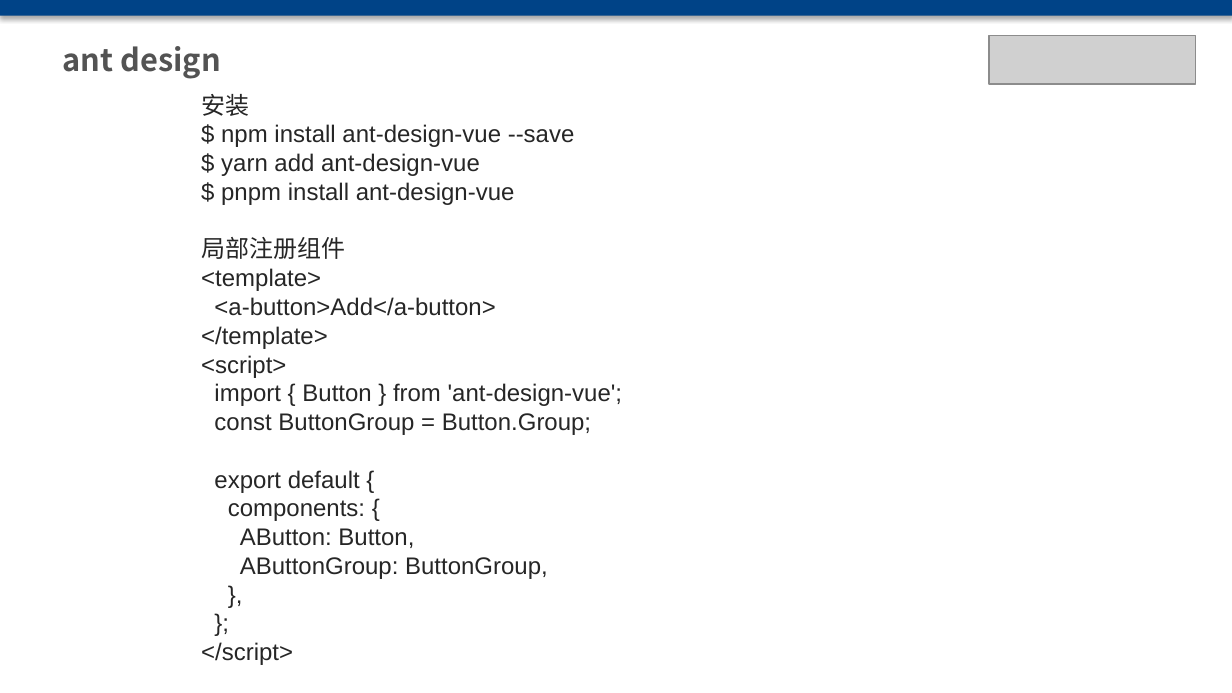
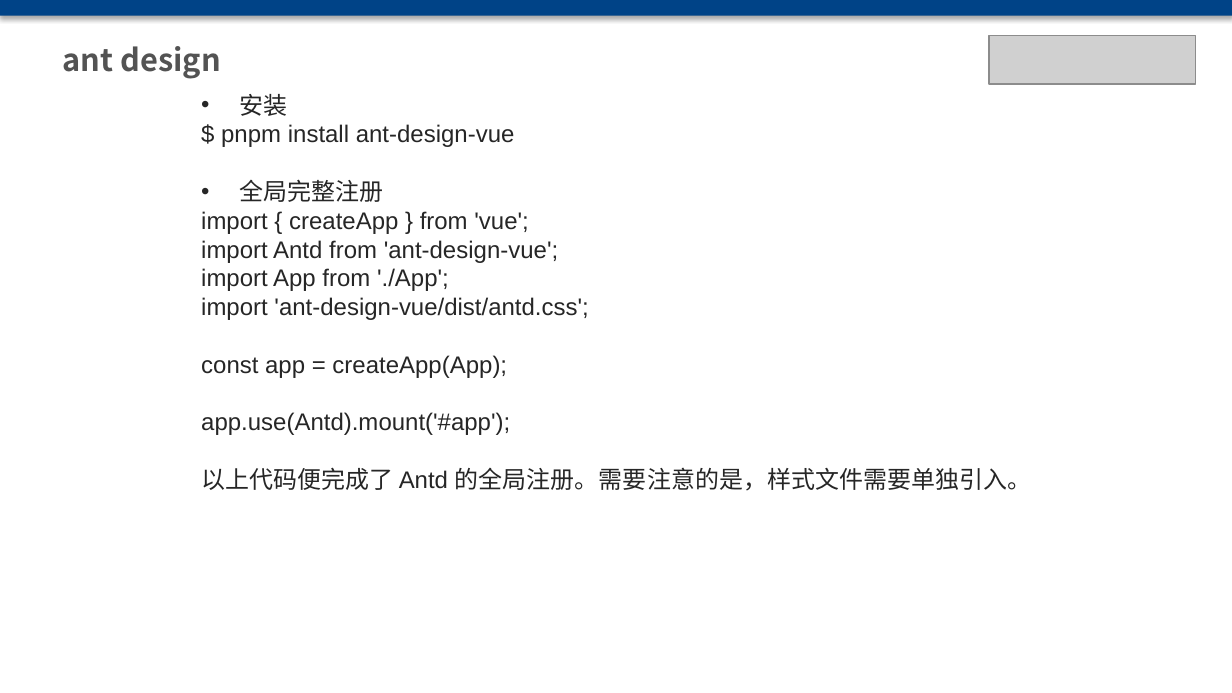
Before and after one commit to chxxx/vue3-antd, a slide deck: slide 36 of public/vue3 antdesign.pptx (slide 34 before the commit). Drawn at 1232x693 pixels with LibreOffice and Linux fonts; fonts in the diff are those of the drawing; grey boxes stand for pictures. Boxes give left, top, right and bottom in pixels: in the first picture for what was removed or moved away, otherwise in the second. Text is boxed around its words. In the diff, an @@ line names an element or a change of style, - is before the commit and + after.

```diff
--- a/public/vue3 antdesign.pptx
+++ b/public/vue3 antdesign.pptx
@@ text at <box>240,94,288,116</box>: bullet none to • @@
@@ text at <box>221,124,575,176</box>: paragraphs removed @@
-$ npm install ant-design-vue --save
-$ yarn add ant-design-vue
@@ text at <box>201,179,1031,491</box>: text changed @@
-局部注册组件
-<template>
-<a-button>Add</a-button>
-</template>
-<script>
-import { Button } from 'ant-design-vue';
-const ButtonGroup = Button.Group;
-export default {
-components: {
-AButton: Button,
-AButtonGroup: ButtonGroup,
-},
-};
-</script>
+• 全局完整注册
+import { createApp } from 'vue';
+import Antd from 'ant-design-vue';
+import App from './App';
+import 'ant-design-vue/dist/antd.css';
+const app = createApp(App);
+app.use(Antd).mount('#app');
+以上代码便完成了 Antd 的全局注册。需要注意的是，样式文件需要单独引入。
```
Also in this commit, not shown: 2 other slides changed, 3 slides added, 3 slides removed, 22 other files.
